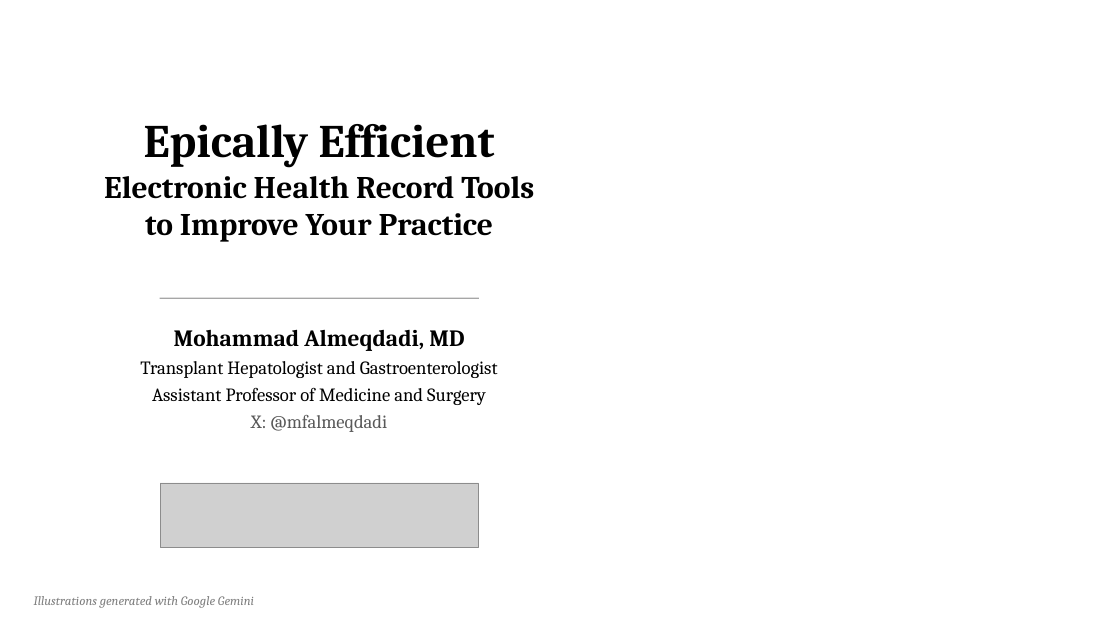
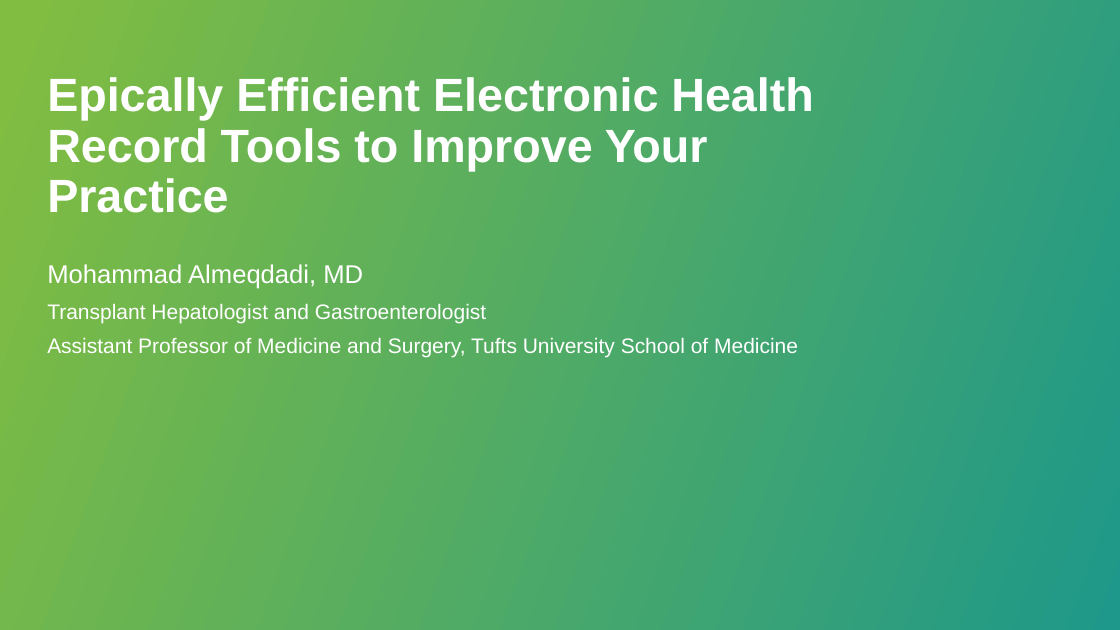
Before and after one commit to qaddodi/mohammad-almeqdadi-lectures, a slide deck: slide 1 of lectures/ehr-tools-tlm-2026/Epically Efficient EHR Tools.pptx. Drawn at 1120x630 pixels with LibreOffice and Linux fonts; fonts in the diff are those of the drawing; grey boxes stand for pictures; background and template pictures are left out. Boxes give left, top, right and bottom in pixels: in the first picture for what was removed or moved away, otherwise in the second. Text is boxed around its words. In the diff, an @@ line names an element or a change of style, - is before the commit and + after.

```diff
--- a/lectures/ehr-tools-tlm-2026/Epically Efficient EHR Tools.pptx
+++ b/lectures/ehr-tools-tlm-2026/Epically Efficient EHR Tools.pptx
@@ background picture (left out) to gradient #1E988A to #81BD41 @@
@@ title at bbox=[47, 77, 813, 213]: text changed; size 27 to 40 pt; font Cambria to Arial; text colour #000000 to #FFFFFF @@
-Epically Efficient
-Electronic Health Record Tools
-to Improve Your Practice
+Epically Efficient Electronic Health Record Tools to Improve Your Practice
@@ subtitle "Mohammad Almeqdadi, MD": place and size @@
-subtitle "Mohammad Almeqdadi, MD" at bbox=[140, 329, 498, 432]
+subtitle "Mohammad Almeqdadi, MD" at bbox=[47, 264, 798, 358]
@@ subtitle at bbox=[47, 264, 486, 323]: size 20 to 22 pt, bold off in "Mohammad Almeqdadi, MD"; font Cambria to Arial, text colour #000000 to #FFFFFF in "Mohammad Almeqdadi, MD", "Transplant Hepatologist and Gastroenterologist"; size 16 to 18 pt in "Transplant Hepatologist and Gastroenterologist"; alignment centre to left; line spacing 1 to 0.9; more space between paragraphs @@
@@ line removed from (160, 298) to (479, 298) @@
@@ subtitle at bbox=[47, 338, 798, 358]: text changed; size 16 to 18 pt; font Cambria to Arial; text colour #000000 to #FFFFFF @@
-Assistant Professor of Medicine and Surgery
-X: @mfalmeqdadi
+Assistant Professor of Medicine and Surgery, Tufts University School of Medicine
@@ picture removed at bbox=[160, 483, 479, 548] @@
@@ text removed at bbox=[34, 596, 254, 608] @@
-Illustrations generated with Google Gemini
```
Also in this commit, not shown: 33 other slides changed, 3 other files.
